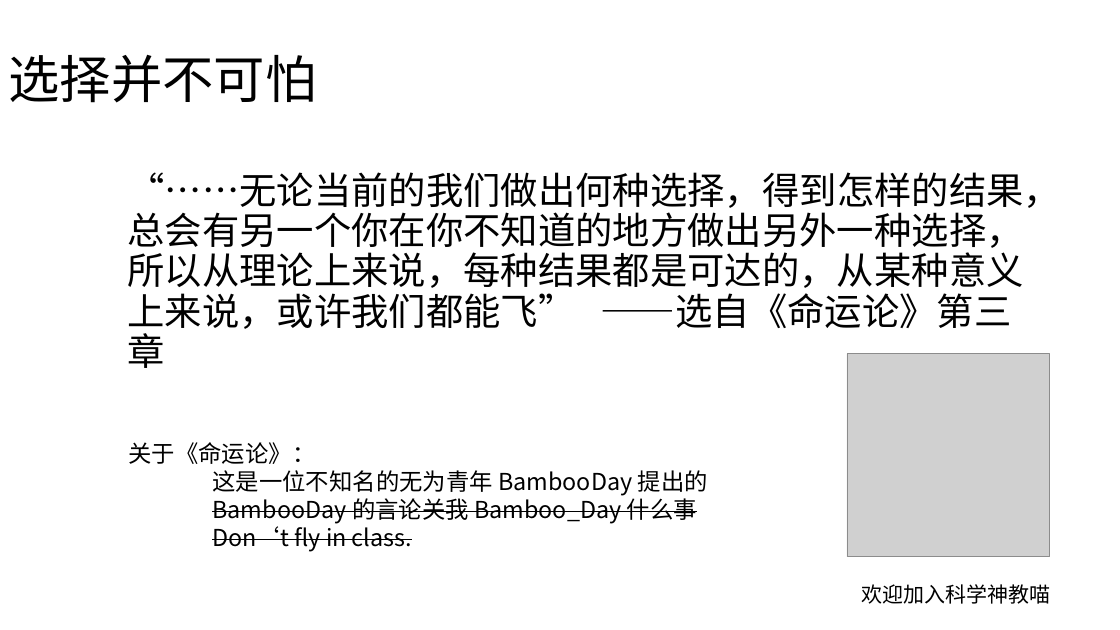
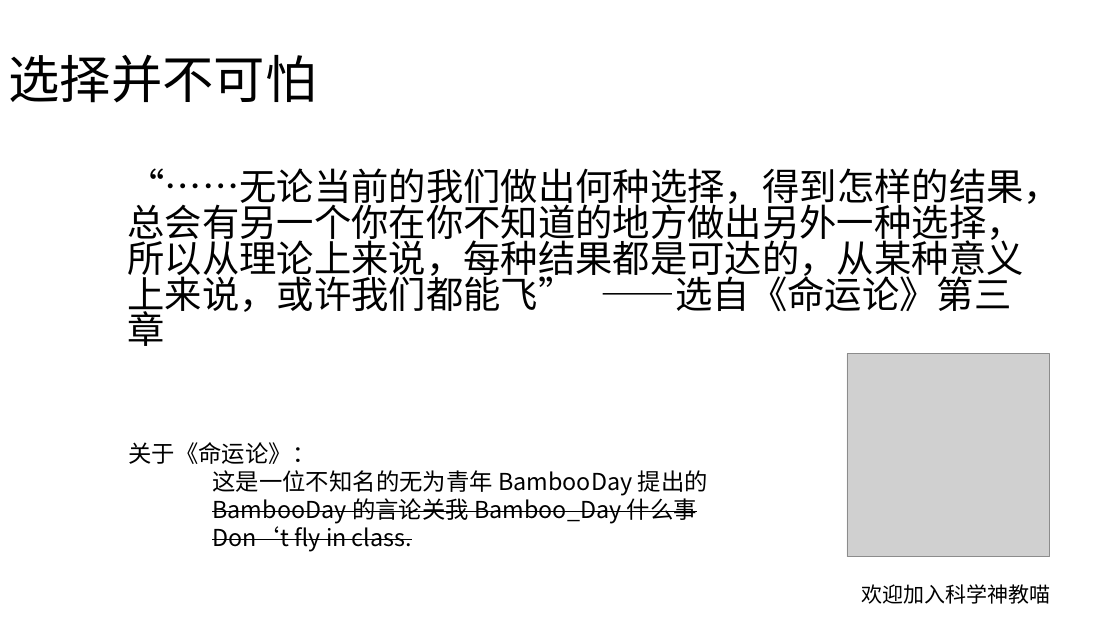
Before and after one commit to BambooDay/OI, a slide deck: slide 2 of 激情演讲.pptx. Drawn at 1120x630 pixels with LibreOffice and Linux fonts; fonts in the diff are those of the drawing; grey boxes stand for pictures. Boxes give left, top, right and bottom in pixels: in the first picture for what was removed or moved away, otherwise in the second. Text is boxed around its words. In the diff, an @@ line names an element or a change of style, - is before the commit and + after.

```diff
--- a/激情演讲.pptx
+++ b/激情演讲.pptx
@@ text "“……无论当前的我们做出何种选择，得到怎样的结果，总会有另一个你在你不知道的地方做出另外一种选择，所以从理论上来说，每种 ..." at bbox=[127, 168, 1061, 346]: line spacing 0.9 to 0.8 @@
```
Also in this commit, not shown: 2 other slides changed.
